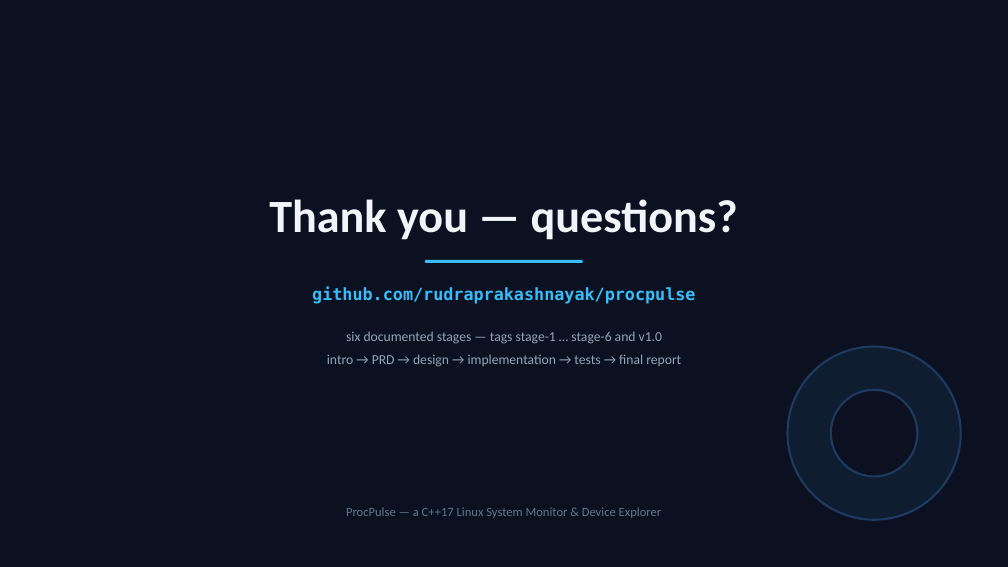
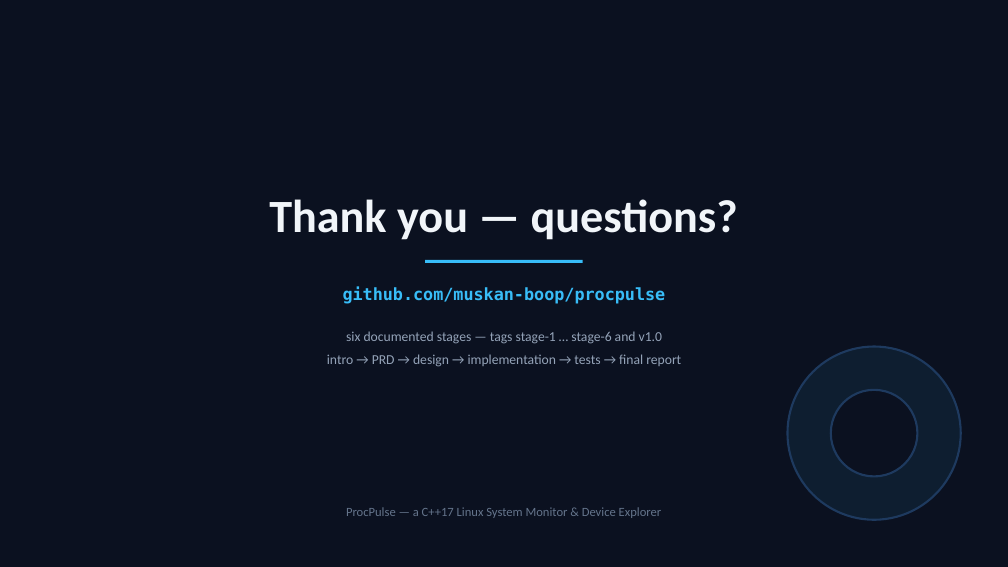
Before and after one commit to muskan-boop/procpulse, a slide deck: slide 11 of docs/ProcPulse-Interview-Deck.pptx. Drawn at 1008x567 pixels with LibreOffice and Linux fonts; fonts in the diff are those of the drawing. Boxes give left, top, right and bottom in pixels: in the first picture for what was removed or moved away, otherwise in the second. Text is boxed around its words. In the diff, an @@ line names an element or a change of style, - is before the commit and + after.

```diff
--- a/docs/ProcPulse-Interview-Deck.pptx
+++ b/docs/ProcPulse-Interview-Deck.pptx
@@ text at [343, 287, 666, 304]: text changed @@
-github.com/rudraprakashnayak/procpulse
+github.com/muskan-boop/procpulse
```
Also in this commit, not shown: 1 other slide changed.
